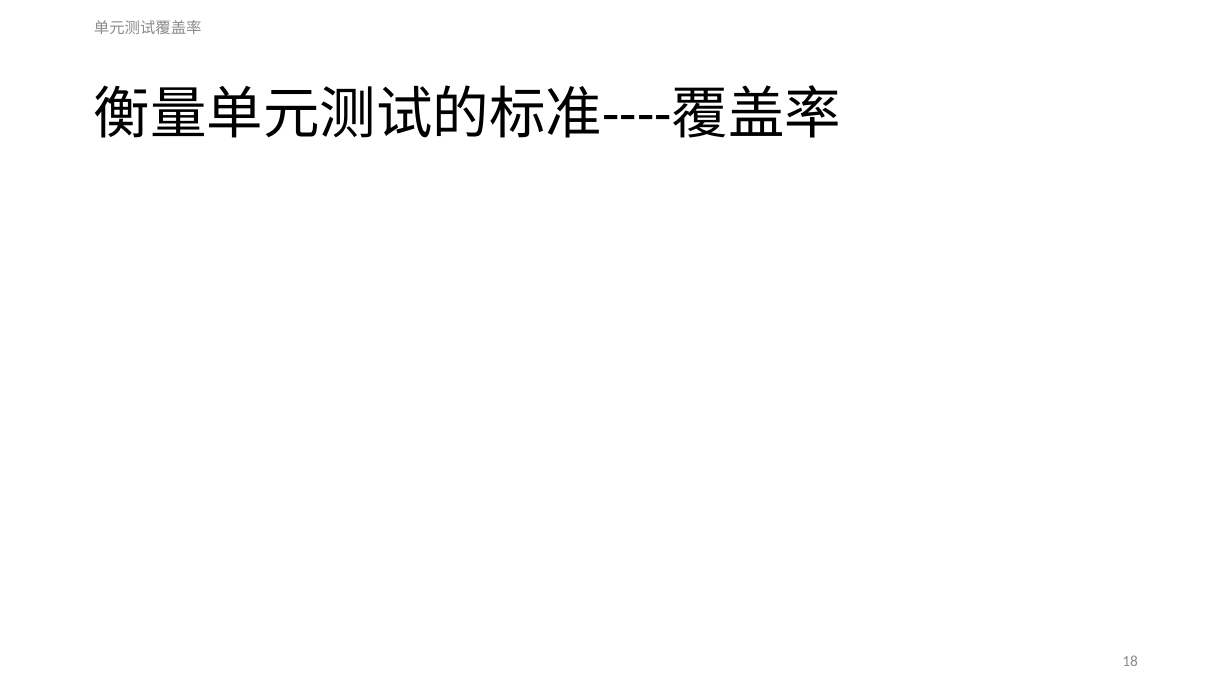
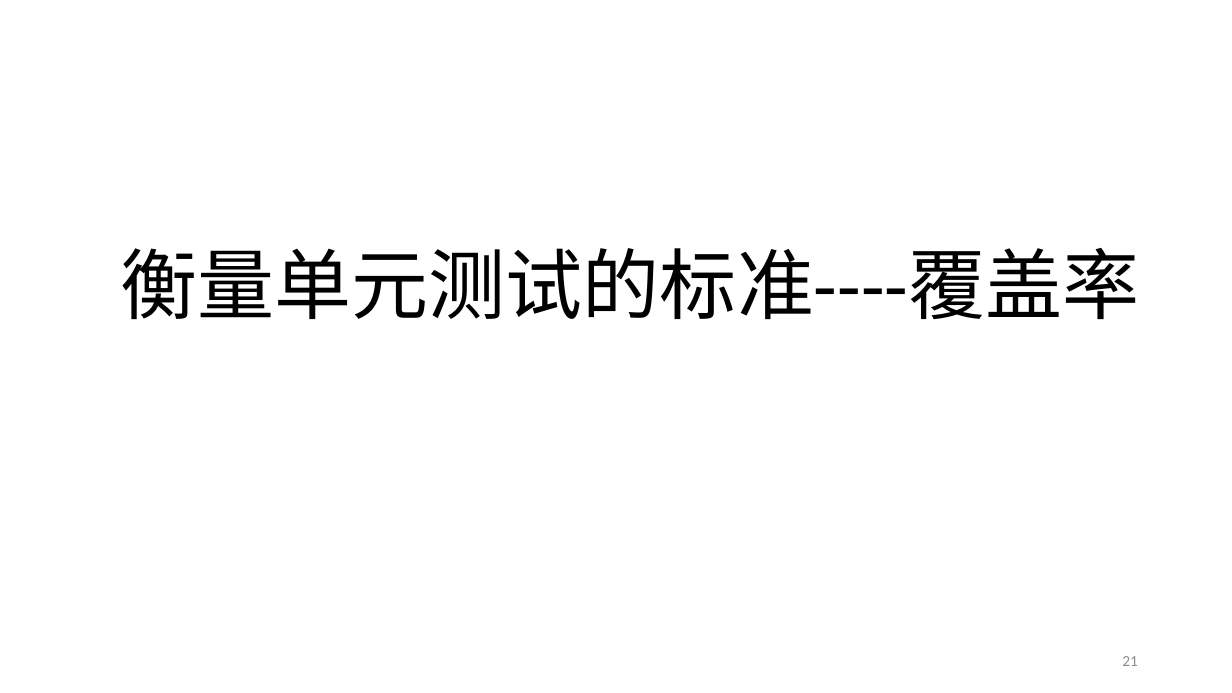
Before and after one commit to ReganHe/SharpUnitTest, a slide deck: slide 21 of MyUnitTest/Document/单元测试.pptx (slide 18 before the commit). Drawn at 1232x693 pixels with LibreOffice and Linux fonts; fonts in the diff are those of the drawing. Boxes give left, top, right and bottom in pixels: in the first picture for what was removed or moved away, otherwise in the second. Text is boxed around its words. In the diff, an @@ line names an element or a change of style, - is before the commit and + after.

```diff
--- a/MyUnitTest/Document/单元测试.pptx
+++ b/MyUnitTest/Document/单元测试.pptx
@@ text removed at (94,20,202,34) @@
-单元测试覆盖率
@@ title "衡量单元测试的标准----覆盖率": place and size @@
-title "衡量单元测试的标准----覆盖率" at (94,85,841,138)
+title "衡量单元测试的标准----覆盖率" at (121,248,1139,319)
@@ title "衡量单元测试的标准----覆盖率" at (121,248,1139,319): size 44 to 60 pt; alignment left to centre @@
@@ page number at (1122,656,1138,666): text changed @@
-18
+21
```
Also in this commit, not shown: 1 other slide changed, 4 slides added.
